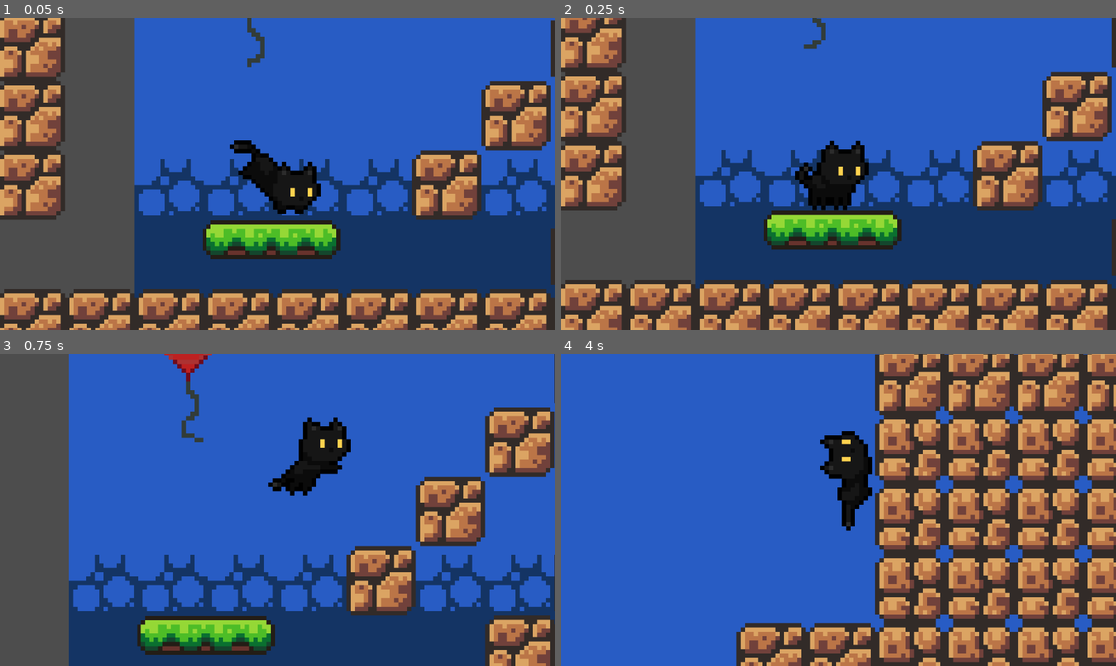
Above: before the commit, frames 1-4 (two rows, left to right).
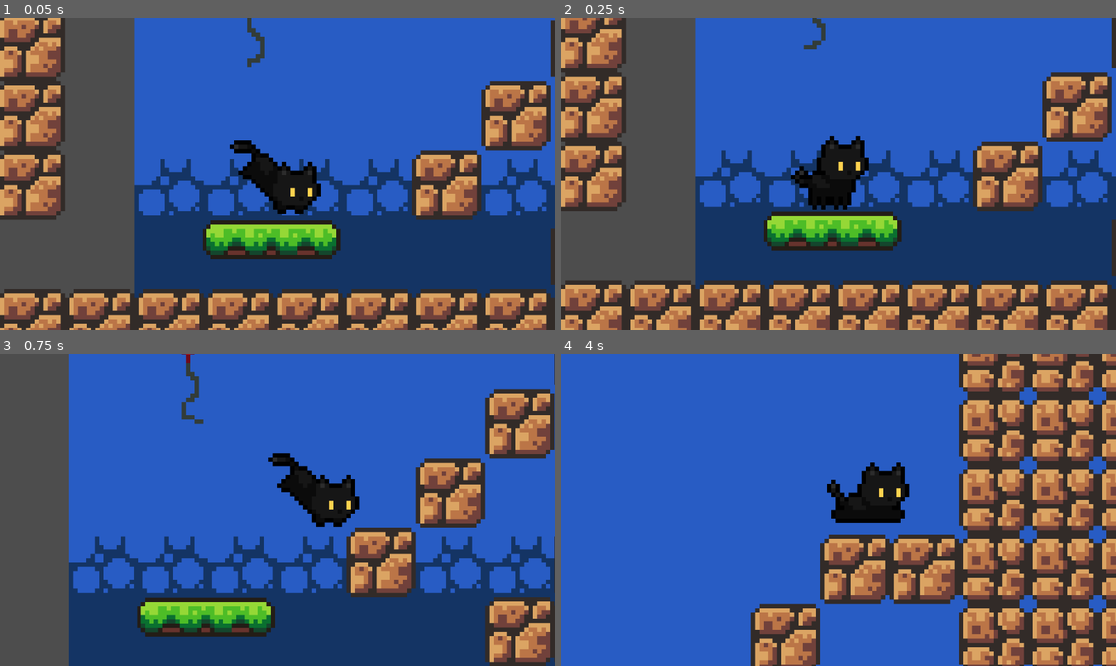
Above: after the commit, the same moments.

Repository: madgustoo/catja
Game: Godot game, scene res://main.tscn
The game is run twice, just before and just after one commit, with the same random seed, the same clock (stepped at 60 frames per second) and the same inputs.
Inputs:
- Up to frame 1 (0.05 s): no input
- Up to frame 2 (0.25 s): no input
- Up to frame 3 (0.75 s): hold Right (move_right) from 0.53 s (still down); tap Space (jump) at 0.6 s
- Up to frame 4 (4 s): tap Space (jump) at 0.77, 1.07, 1.35, 1.52, 1.82, 2.1, 2.85, 3.02, 3.32, 3.6, 3.77 s; release Right (move_right) at 2.03 s; hold Left (move_left) 2.03-2.78 s; hold Right (move_right) from 2.78 s (still down)

Frame 1 is identical in both runs. In frame 2, 3.7% of the frame differs, in the area x 0-100%, y 0-100%; in frame 3, 27%; in frame 4, 46%, in the area x 31-100%, y 0-100%.

Commit message:
Added crouching raycast collisions

Diff:
--- a/platform.tscn
+++ b/platform.tscn
@@ -3,7 +3,7 @@
 [ext_resource type="Texture2D" uid="uid://c46sc674arw6t" path="res://assets/sprites/platforms.png" id="1_mi635"]
 
 [sub_resource type="RectangleShape2D" id="RectangleShape2D_mi635"]
-size = Vector2(33, 9.5)
+size = Vector2(30.75, 9.5)
 
 [node name="Platform" type="AnimatableBody2D"]
 collision_layer = 4
@@ -15,5 +15,5 @@
 region_rect = Rect2(16.1852, 0, 32.4938, 9.79012)
 
 [node name="CollisionShape2D" type="CollisionShape2D" parent="."]
-position = Vector2(0, -0.75)
+position = Vector2(-0.375, -1)
 shape = SubResource("RectangleShape2D_mi635")
--- a/player.tscn
+++ b/player.tscn
@@ -3,6 +3,7 @@
 [ext_resource type="Script" uid="uid://j14xroy41xfx" path="res://scripts/player.gd" id="1_i3pqv"]
 [ext_resource type="Texture2D" uid="uid://c5xpomj7iiwsv" path="res://assets/sprites/player/cat05_fall_strip3.png" id="2_1jxqw"]
 [ext_resource type="Texture2D" uid="uid://r5yddaw8hhcf" path="res://assets/sprites/player/cat05_idle_strip8.png" id="2_hqtel"]
+[ext_resource type="Shape2D" uid="uid://b4ob2bgretum0" path="res://resources/collisions/player_standing.tres" id="2_ivps1"]
 [ext_resource type="Texture2D" uid="uid://c017a3wr1dkxo" path="res://assets/sprites/player/cat05_jump_strip4.png" id="3_2hs0m"]
 [ext_resource type="Texture2D" uid="uid://bsrqbhbmnftid" path="res://assets/sprites/player/cat05_run_strip4.png" id="3_hqtel"]
 [ext_resource type="Texture2D" uid="uid://cggn8tir85ip" path="res://assets/sprites/player/cat05_walk_strip8.png" id="3_sweqy"]
@@ -12,9 +13,6 @@
 [ext_resource type="Texture2D" uid="uid://ddtcfkfkbippg" path="res://assets/sprites/player/cat05_wallclimb_strip8.png" id="9_b26j0"]
 [ext_resource type="Texture2D" uid="uid://bvv25px2qw34i" path="res://assets/sprites/player/cat05_wallgrab_strip8.png" id="10_n7ghd"]
 
-[sub_resource type="CircleShape2D" id="CircleShape2D_nvl01"]
-radius = 60.0
-
 [sub_resource type="AtlasTexture" id="AtlasTexture_iruf7"]
 atlas = ExtResource("4_2hs0m")
 region = Rect2(0, 0, 40, 40)
@@ -484,14 +482,15 @@
 
 [node name="CollisionShape2D" type="CollisionShape2D" parent="."]
 position = Vector2(0, -7)
-scale = Vector2(-0.110084, -0.110084)
-shape = SubResource("CircleShape2D_nvl01")
+rotation = 3.14159
+scale = Vector2(0.110084, 0.110084)
+shape = ExtResource("2_ivps1")
 
 [node name="AnimatedSprite2D" type="AnimatedSprite2D" parent="."]
 texture_filter = 1
 position = Vector2(0, -13)
 sprite_frames = SubResource("SpriteFrames_7ahtn")
-animation = &"sneak"
+animation = &"crouch"
 autoplay = "idle"
 
 [node name="RayCast2D" type="RayCast2D" parent="."]
@@ -505,5 +504,18 @@
 wait_time = 0.08
 one_shot = true
 
+[node name="CrouchRayCast1" type="RayCast2D" parent="."]
+position = Vector2(5, -8)
+rotation = 3.14159
+exclude_parent = false
+target_position = Vector2(-8.44002e-05, 12)
+collision_mask = 4
+
+[node name="CrouchRayCast2" type="RayCast2D" parent="."]
+position = Vector2(-6, -8)
+rotation = 3.14159
+target_position = Vector2(-8.44002e-05, 12)
+collision_mask = 4
+
 [connection signal="animation_finished" from="AnimatedSprite2D" to="." method="_on_animated_sprite_2d_animation_finished"]
 [connection signal="animation_looped" from="AnimatedSprite2D" to="." method="_on_animated_sprite_2d_animation_looped"]
--- a/project.godot
+++ b/project.godot
@@ -84,6 +84,10 @@
 2d_physics/layer_4="Enemies"
 2d_physics/canvas_textures/default_texture_filter=1
 
+[physics]
+
+2d/default_gravity=3014.5
+
 [rendering]
 
 textures/canvas_textures/default_texture_filter=0
--- a/resources/collisions/player.tres
+++ /dev/null
@@ -1,5 +0,0 @@
-[gd_resource type="CircleShape2D" format=3 uid="uid://dhjwv8s4fw884"]
-
-[resource]
-resource_local_to_scene = true
-radius = 60.0
--- /dev/null
+++ b/resources/collisions/player_crouching.tres
@@ -0,0 +1,4 @@
+[gd_resource type="CircleShape2D" format=3 uid="uid://ba5x4qvo4havg"]
+
+[resource]
+radius = 30.0
--- /dev/null
+++ b/resources/collisions/player_standing.tres
@@ -0,0 +1,4 @@
+[gd_resource type="CircleShape2D" format=3 uid="uid://b4ob2bgretum0"]
+
+[resource]
+radius = 60.0
--- a/scripts/player.gd
+++ b/scripts/player.gd
@@ -6,6 +6,9 @@
 @onready var camera: Camera2D = $Camera2D
 @onready var collision_shape: CollisionShape2D = $CollisionShape2D
 @onready var jump_buffer_timer: Timer = $JumpBufferTimer
+
+@onready var crouch_ray_cast_1: RayCast2D = $CrouchRayCast1
+@onready var crouch_ray_cast_2: RayCast2D = $CrouchRayCast2
 
 @export_range(0, 1) var acceleration = 1
 @export_range(0, 1) var deceleration = 1
@@ -38,6 +41,9 @@
 var wall_direction = 0
 var elapsed_time = 0.0
 
+var standing_collision_shape = preload("res://resources/collisions/player_standing.tres")
+var crouching_collision_shape = preload("res://resources/collisions/player_crouching.tres")
+
 func bounce(force: Vector2):
 	velocity = force
 
@@ -64,13 +70,14 @@
 		State.NORMAL:
 			if is_on_floor() or !coyote_timer.is_stopped():
 				# If the jump buffer still hasn't completed yet once he lands,
-				# it means he registered the jump right before landing and we make him jump again withou tany input from his part
+				# it means he registered the jump right before landing and we make him jump again
 				if Input.is_action_just_pressed("jump") or !jump_buffer_timer.is_stopped():
 					state = State.JUMPING
 					velocity.y = JUMP_VELOCITY
 					animated_stripe.play("jump")
 					elapsed_time = 0
 				elif Input.is_action_pressed("sneak"):
+					print("sneak man")
 					state = State.SNEAK
 					elapsed_time = 0
 				elif direction:
@@ -114,12 +121,19 @@
 			else:
 				velocity.x = 0
 				animated_stripe.play("crouch")
-				collision_shape.shape.radius = 30
+				collision_shape.shape = crouching_collision_shape
 				collision_shape.position = Vector2(0.0, -4.0)
 			if Input.is_action_just_released("sneak"):
+				# Sneak button is not pressed anymore, but if he's still coliding with something, don't change the state back
+				if !crouch_ray_cast_1.is_colliding() and !crouch_ray_cast_2.is_colliding():
+					state = State.NORMAL
+					collision_shape.shape = standing_collision_shape
+					collision_shape.position = Vector2(0.0, -7.0)
+			if !crouch_ray_cast_1.is_colliding() and !crouch_ray_cast_2.is_colliding():
 				state = State.NORMAL
-				collision_shape.shape.radius = 60
+				collision_shape.shape = standing_collision_shape
 				collision_shape.position = Vector2(0.0, -7.0)
+				# If not collindign anymore
 		State.WALL_CLIMB:
 			# wall_direction is -1 for up, and +1 for down
 			var wall_direction = direction
